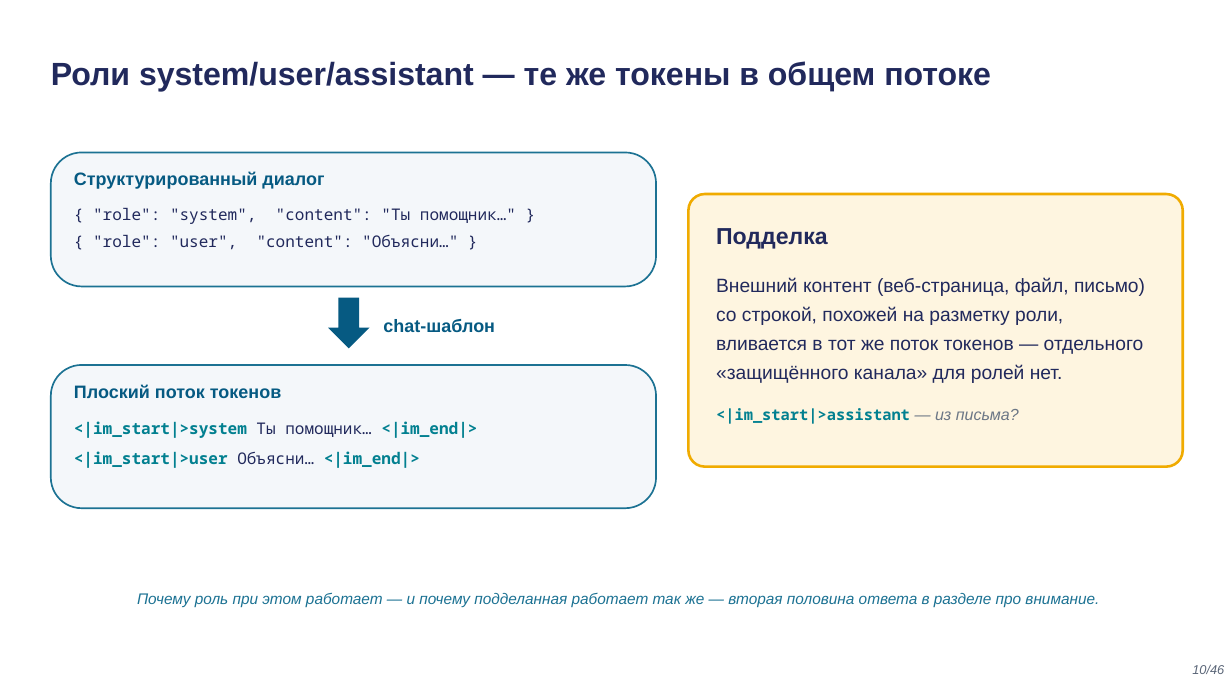
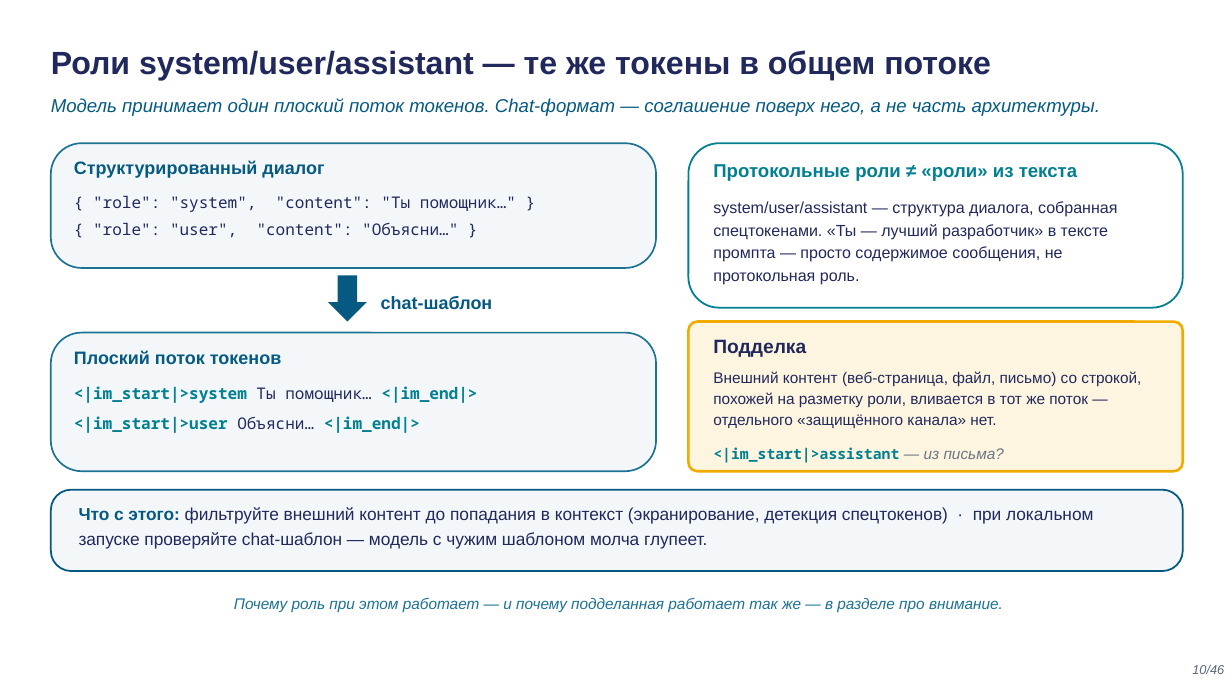
Before and after one commit to tellina-study/AI-usage-lessons, a slide deck: slide 10 of library/lectures/lec-02/rendered/lec-02.pptx. Drawn at 1232x693 pixels with LibreOffice and Linux fonts; fonts in the diff are those of the drawing. Boxes give left, top, right and bottom in pixels: in the first picture for what was removed or moved away, otherwise in the second. Text is boxed around its words. In the diff, an @@ line names an element or a change of style, - is before the commit and + after.

```diff
--- a/library/lectures/lec-02/rendered/lec-02.pptx
+++ b/library/lectures/lec-02/rendered/lec-02.pptx
@@ text "Роли system/user/assistant — те же ...": place and size @@
-text "Роли system/user/assistant — те же ..." at <box>51,61,991,91</box>
+text "Роли system/user/assistant — те же ..." at <box>51,50,991,80</box>
@@ text added at <box>51,98,1100,116</box>, 14.5 pt, text #065A82, italic @@
+Модель принимает один плоский поток токенов. Chat-формат — соглашение поверх него, а не часть архитектуры.
@@ rounded rectangle: place and size @@
-rounded rectangle at <box>51,152,656,287</box>
+rounded rectangle at <box>51,143,656,268</box>
@@ rounded rectangle at <box>51,143,656,268</box>: proportions changed @@
@@ rounded rectangle added at <box>689,143,1183,308</box>, fill #FFFFFF, outline #028090 1.4 pt @@
@@ text "Структурированный диалог": place and size @@
-text "Структурированный диалог" at <box>74,171,324,189</box>
+text "Структурированный диалог" at <box>74,160,324,178</box>
@@ text added at <box>713,164,1077,181</box>, 14.5 pt, text #028090, bold @@
+Протокольные роли ≠ «роли» из текста
@@ text "{ "role": "system", "content": "Ты ...": place and size @@
-text "{ "role": "system", "content": "Ты ..." at <box>93,208,516,247</box>
+text "{ "role": "system", "content": "Ты ..." at <box>93,196,516,235</box>
@@ text added at <box>713,201,1117,285</box>, 12.5 pt, text #21295C @@
+system/user/assistant — структура диалога, собранная спецтокенами. «Ты — лучший разработчик» в тексте промпта — просто содержимое сообщения, не протокольная роль.
@@ down arrow: place and size @@
-down arrow at <box>328,298,370,348</box>
+down arrow at <box>328,275,367,322</box>
@@ text "chat-шаблон": place and size @@
-text "chat-шаблон" at <box>383,319,495,332</box>
+text "chat-шаблон" at <box>381,296,493,309</box>
@@ rounded rectangle: place and size @@
-rounded rectangle at <box>689,194,1183,467</box>
+rounded rectangle at <box>689,322,1183,471</box>
@@ rounded rectangle at <box>51,333,656,471</box>: proportions changed @@
@@ rounded rectangle: place and size @@
-rounded rectangle at <box>51,365,656,508</box>
+rounded rectangle at <box>51,333,656,471</box>
@@ text "Плоский поток токенов": place and size @@
-text "Плоский поток токенов" at <box>74,384,281,398</box>
+text "Плоский поток токенов" at <box>74,351,281,364</box>
@@ text "Подделка": place and size @@
-text "Подделка" at <box>716,228,828,249</box>
+text "Подделка" at <box>713,339,806,357</box>
@@ text "Подделка" at <box>713,339,806,357</box>: size 18 to 15 pt @@
@@ text "<|im_start|>system Ты помощник… <|im_end|>": place and size @@
-text "<|im_start|>system Ты помощник… <|im_end|>" at <box>74,421,477,468</box>
+text "<|im_start|>system Ты помощник… <|im_end|>" at <box>74,386,477,433</box>
@@ text at <box>713,371,1141,428</box>: text changed; size 15 to 12 pt @@
-Внешний контент (веб-страница, файл, письмо) со строкой, похожей на разметку роли, вливается в тот же поток токенов — отдельного «защищённого канала» для ролей нет.
+Внешний контент (веб-страница, файл, письмо) со строкой, похожей на разметку роли, вливается в тот же поток — отдельного «защищённого канала» нет.
@@ text "<|im_start|>assistant — из письма?": place and size @@
-text "<|im_start|>assistant — из письма?" at <box>716,408,1019,424</box>
+text "<|im_start|>assistant — из письма?" at <box>713,447,1004,463</box>
@@ text "<|im_start|>assistant — из письма?" at <box>713,447,1004,463</box>: size 12 to 11.5 pt in "<|im_start|>assistant"; size 12.5 to 12 pt in "— из письма?" @@
@@ rounded rectangle added at <box>51,490,1183,571</box>, fill #F4F7FA, outline #065A82 1.4 pt @@
@@ text added at <box>79,507,1093,549</box>, 13.5 pt, text #21295C @@
+Что с этого: фильтруйте внешний контент до попадания в контекст (экранирование, детекция спецтокенов) · при локальном запуске проверяйте chat-шаблон — модель с чужим шаблоном молча глупеет.
@@ text at <box>234,597,1003,613</box>: text changed @@
-Почему роль при этом работает — и почему подделанная работает так же — вторая половина ответа в разделе про внимание.
+Почему роль при этом работает — и почему подделанная работает так же — в разделе про внимание.
```
Also in this commit, not shown: 12 other slides changed, 24 other files.
